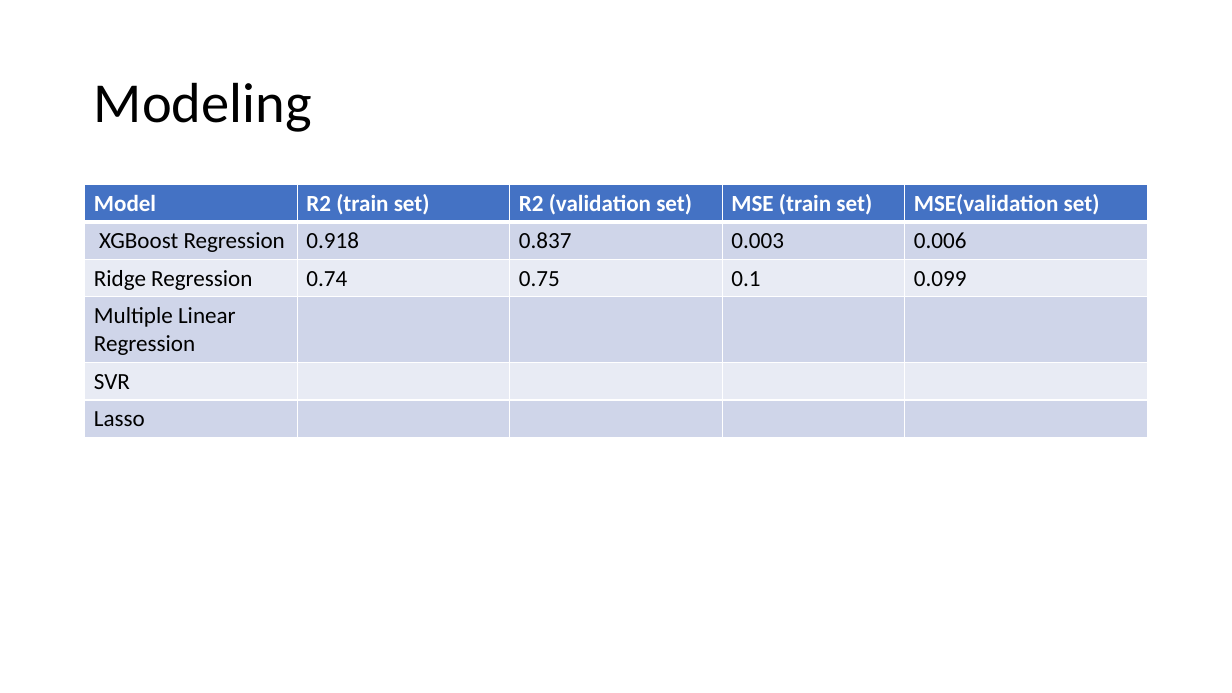
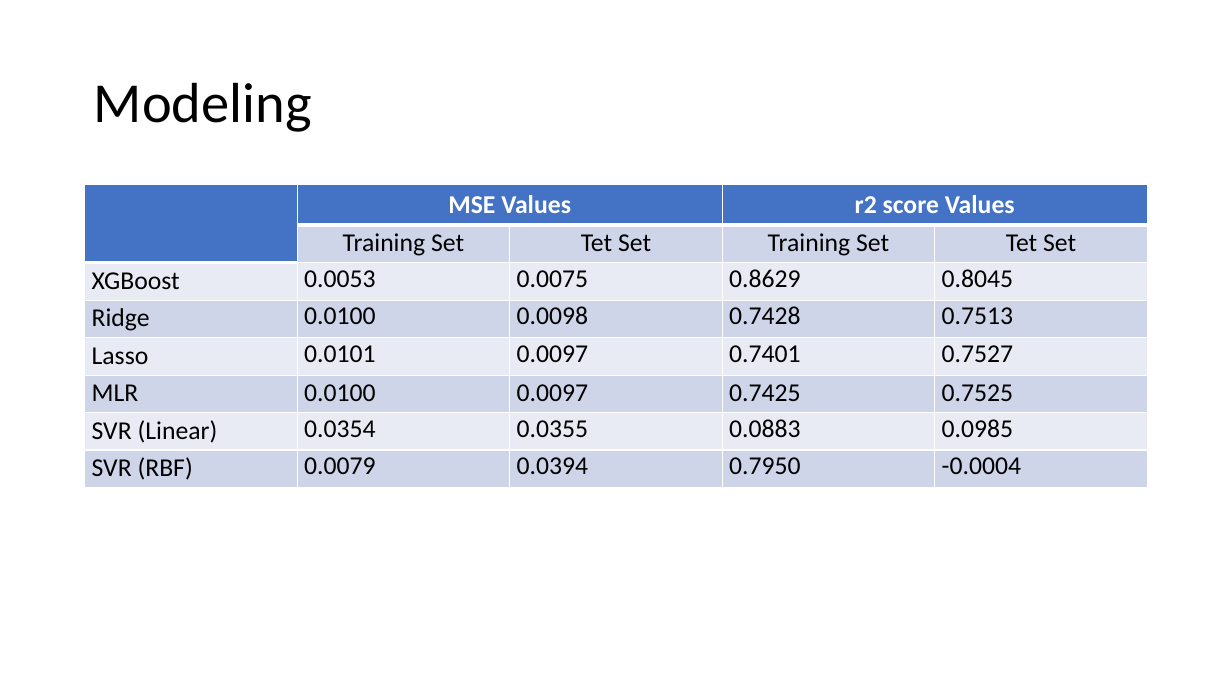
Before and after one commit to usamaAtteya/NU-Final-Project-Repayment, a slide deck: slide 13 of Educational Loans Repayment.pptx. Drawn at 1232x693 pixels with LibreOffice and Linux fonts; fonts in the diff are those of the drawing. Boxes give left, top, right and bottom in pixels: in the first picture for what was removed or moved away, otherwise in the second. Text is boxed around its words. In the diff, an @@ line names an element or a change of style, - is before the commit and + after.

```diff
--- a/Educational Loans Repayment.pptx
+++ b/Educational Loans Repayment.pptx
@@ table at [85, 185, 1148, 487] @@
-row 1: Model | R2 (train set) | R2 (validation set) | MSE (train set) | MSE(validation set)
-row 2: XGBoost Regression | 0.918 | 0.837 | 0.003 | 0.006
-row 3: Ridge Regression | 0.74 | 0.75 | 0.1 | 0.099
-row 4: Multiple Linear Regression |  |  |  | 
-row 5: SVR |  |  |  | 
-row 6: Lasso |  |  |  | 
+row 1:  | MSE Values |  | r2 score Values | 
+row 2:  | Training Set | Tet Set | Training Set | Tet Set
+row 3: XGBoost | 0.0053 | 0.0075 | 0.8629 | 0.8045
+row 4: Ridge | 0.0100 | 0.0098 | 0.7428 | 0.7513
+row 5: Lasso | 0.0101 | 0.0097 | 0.7401 | 0.7527
+row 6: MLR | 0.0100 | 0.0097 | 0.7425 | 0.7525
+row 7: SVR (Linear) | 0.0354 | 0.0355 | 0.0883 | 0.0985
+row 8: SVR (RBF) | 0.0079 | 0.0394 | 0.7950 | -0.0004
```
Also in this commit, not shown: 1 other slide changed, 1 other file.
